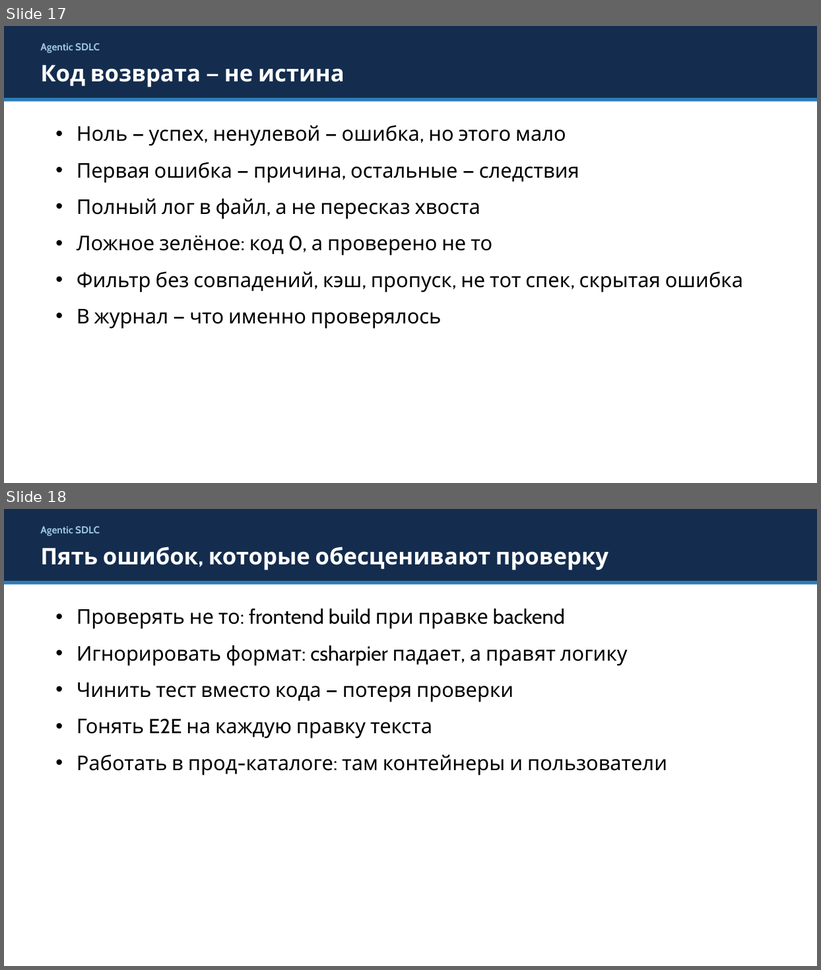
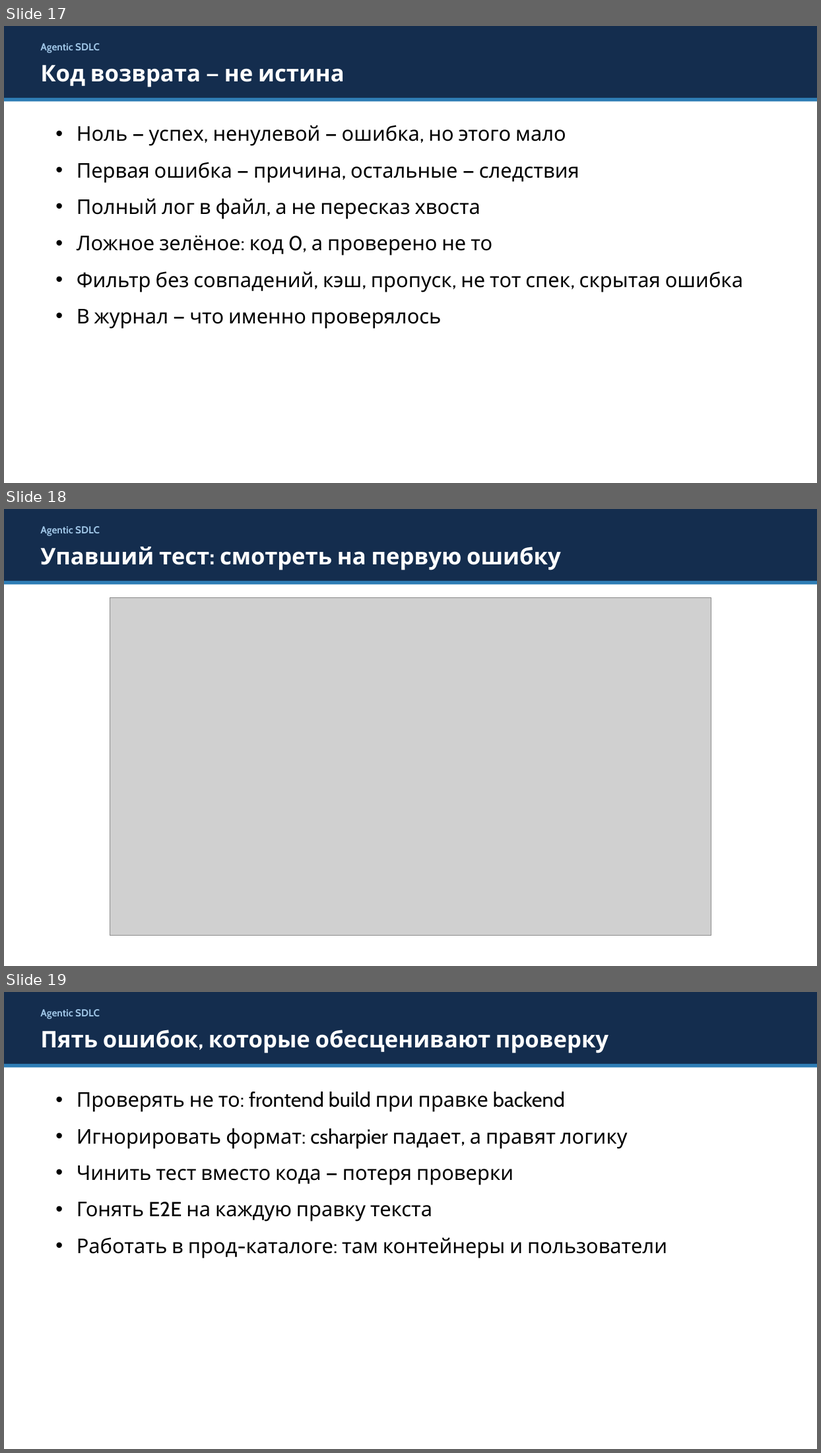
Before and after one commit to artemovsergey/agentic-sdlc, a slide deck: dist/pptx/agentic-sdlc-w02-lecture.pptx. Shown one above the other, each under a label of ours: slides 17 and 18 before the commit, slides 17, 18 and 19 after it. The pictures are 821x970 and 821x1453 pixels, drawn with LibreOffice and Linux fonts; fonts in the diff are those of the drawing; grey boxes stand for pictures. Boxes give left, top, right and bottom in pixels: in the first picture for what was removed or moved away, otherwise in the second. Text is boxed around its words. In the diff, an @@ line names an element or a change of style, - is before the commit and + after.

```diff
--- a/dist/pptx/agentic-sdlc-w02-lecture.pptx
+++ b/dist/pptx/agentic-sdlc-w02-lecture.pptx
@@ slide 18 added at box(4, 509, 817, 966), background #FFFFFF @@
@@ rectangle added at box(4, 509, 817, 581), fill #142D4E @@
@@ text added at box(40, 526, 100, 536), 12 pt, text #9FC5E6, bold @@
+Agentic SDLC
@@ text added at box(40, 547, 561, 570), 27 pt, text #FFFFFF, bold @@
+Упавший тест: смотреть на первую ошибку
@@ rectangle added at box(4, 581, 817, 585), fill #2E7DB5 @@
@@ picture added at box(110, 597, 712, 936) @@
@@ what was slide 18 is now slide 19 @@
```
Also in this commit, not shown: 4 other files.
